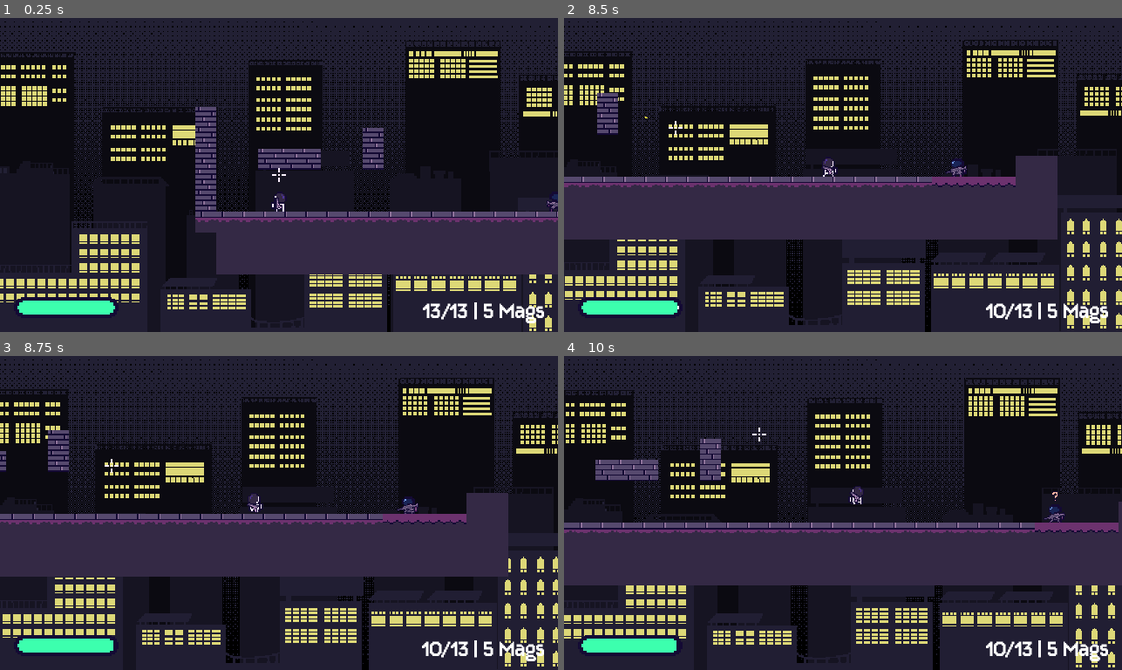
Above: before the commit, frames 1-4 (two rows, left to right).
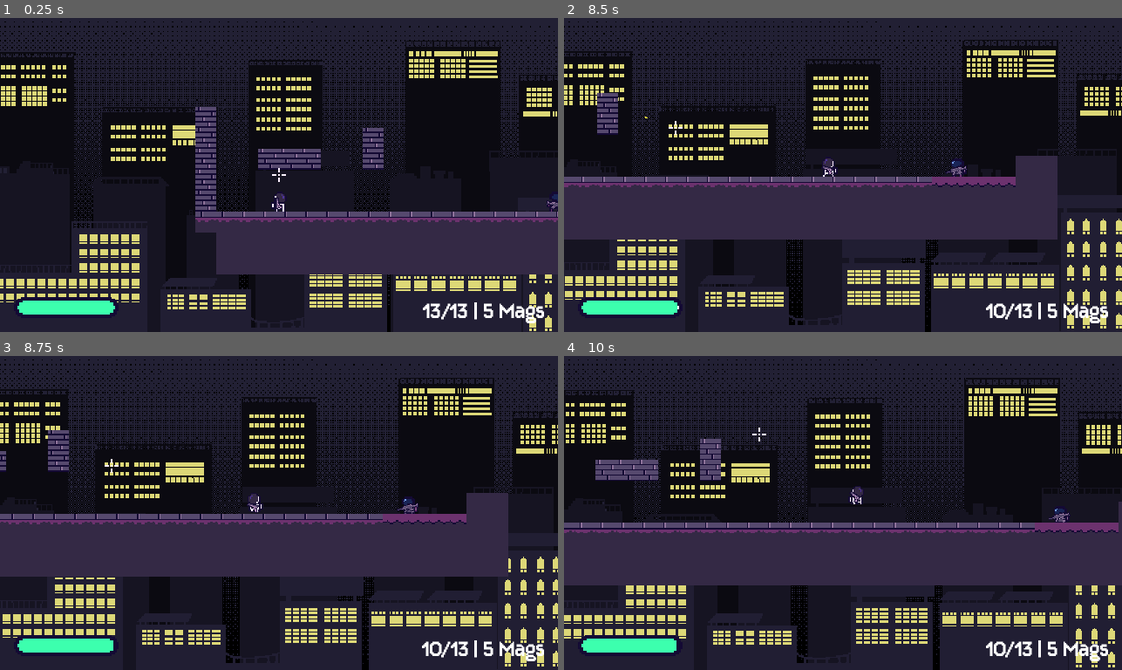
Above: after the commit, the same moments.

Repository: kyteidev/rogueshot
Game: Godot game, scene res://scenes/game_debug.tscn
Two runs of this game, one before a commit and one after it. Both use one fixed random seed, a clock stepped at 60 frames per second and the inputs below.
Inputs (mouse positions are in pixels of both pictures, inside the frame that each line leads up to):
- Up to frame 1 (0.25 s): no input
- Up to frame 2 (8.5 s): move the mouse to (815, 237) at 0.52 s; press the mouse at (815, 237) at 0.53 s; hold D (player_right) 0.53-2.03 s; tap W (player_jump) at 0.77, 1.52, 3.02, 3.77, 4.52, 6.02, 6.77, 7.52 s; move the mouse to (1010, 222) at 1.27 s; release the mouse at (1010, 222) at 1.28 s; tap Shift (player_sprint) at 1.35 s; move the mouse to (675, 127) at 2.02 s; hold A (player_left) 2.03-4.28 s; tap 1 (weapon_1) at 2.1, 5.85 s; move the mouse to (870, 175) at 2.77 s; tap 2 (weapon_2) at 2.85, 6.6 s; move the mouse to (759, 96) at 3.52 s; tap Q (weapon_cycle) at 3.6, 7.35 s; move the mouse to (965, 159) at 4.27 s; hold D (player_right) 4.28-8.03 s; click (965, 159) at 4.35 s; move the mouse to (731, 190) at 5.02 s; hold Shift (player_sprint) 5.03-5.78 s; move the mouse to (898, 105) at 5.77 s; move the mouse to (815, 237) at 6.52 s; move the mouse to (1010, 222) at 7.27 s; move the mouse to (675, 127) at 8.02 s; press the mouse at (675, 127) at 8.03 s; hold A (player_left) from 8.03 s (still down)
- Up to frame 3 (8.75 s): keep holding A (player_left)
- Up to frame 4 (10 s): move the mouse to (870, 513) at 8.77 s; release the mouse at (870, 513) at 8.78 s; tap Shift (player_sprint) at 8.85 s; tap W (player_jump) at 9.02, 9.77 s; move the mouse to (759, 434) at 9.52 s; release A (player_left) at 9.53 s; hold D (player_right) from 9.53 s (still down); tap 1 (weapon_1) at 9.6 s

Frames 1-3 are identical in both runs. In frame 4, 0.1% of the frame differs, in the area x 86-91%, y 43-54%.

Commit message:
fix aggro state

Diff:
--- a/scenes/characters/enemy.tscn
+++ b/scenes/characters/enemy.tscn
@@ -209,5 +209,4 @@
 [connection signal="body_entered" from="DetectionArea" to="." method="_on_detection_area_body_entered"]
 [connection signal="body_exited" from="DetectionArea" to="." method="_on_detection_area_body_exited"]
 [connection signal="body_entered" from="AggroArea" to="." method="_on_aggro_area_body_entered"]
-[connection signal="body_exited" from="AggroArea" to="." method="_on_aggro_area_body_exited"]
 [connection signal="timeout" from="StatusIcon/FadeTimer" to="StatusIcon" method="_on_fade_timer_timeout"]
--- a/scripts/enemy.gd
+++ b/scripts/enemy.gd
@@ -280,12 +280,9 @@
 		is_detecting = false
 		target = null
 
+		is_aggroing = false
+
 
 func _on_aggro_area_body_entered(body: Node2D) -> void:
 	if body.is_in_group("player"):
 		is_aggroing = true
-
-
-func _on_aggro_area_body_exited(body: Node2D) -> void:
-	if body.is_in_group("player"):
-		is_aggroing = false
